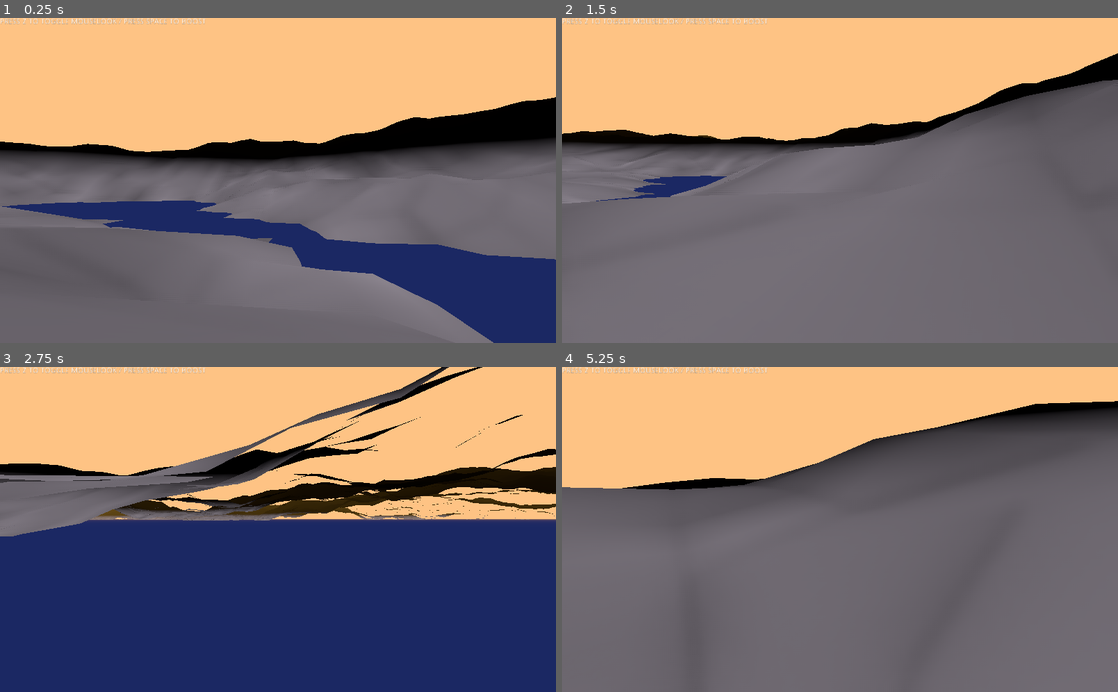
Above: before the commit, frames 1-4 (two rows, left to right).
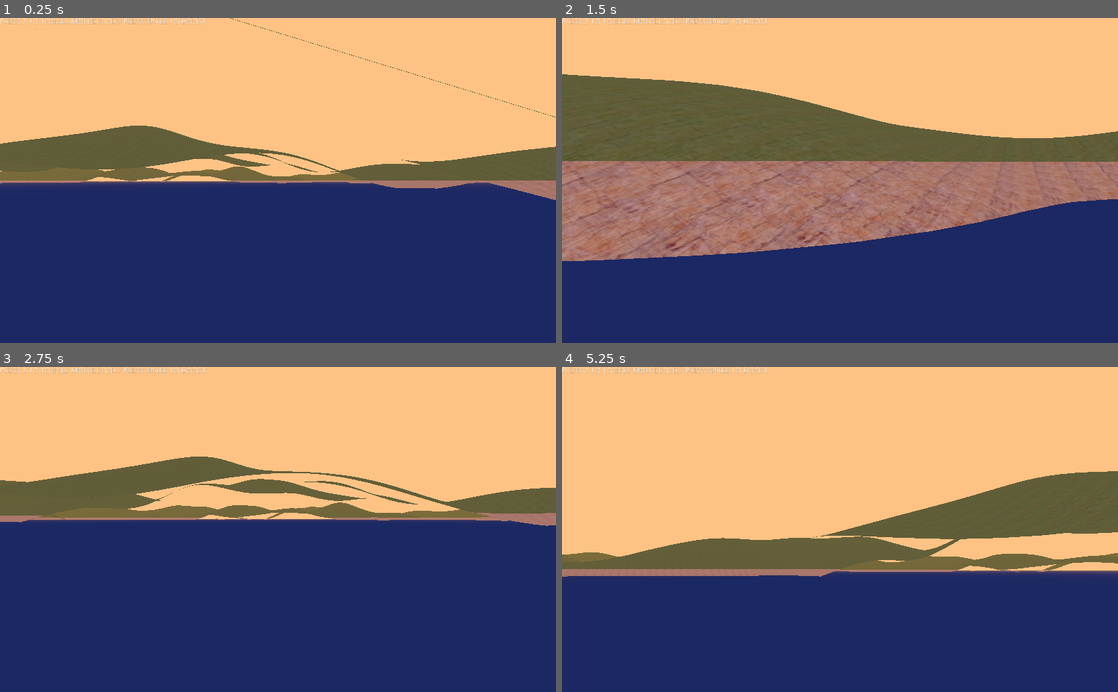
Above: after the commit, the same moments.

Repository: davidalpha/frootdood_level_editor
Game: Godot game, scene res://World.tscn
Two runs of this game, one before a commit and one after it. Both use one fixed random seed, a clock stepped at 60 frames per second and the inputs below.
Inputs (mouse positions are in pixels of both pictures, inside the frame that each line leads up to):
- Up to frame 1 (0.25 s): no input
- Up to frame 2 (1.5 s): tap Z (toggle_cursor) at 0.5, 1.25, 1.35 s; move the mouse to (962, 164) at 0.52 s; hold D (move_right) 0.53-1.28 s; hold Space (move_speed) 0.53-1.28 s; move the mouse to (812, 180) at 1.27 s; hold W (move_forward) from 1.28 s (still down)
- Up to frame 3 (2.75 s): keep holding W (move_forward); tap Z (toggle_cursor) at 2 s; move the mouse to (289, 523) at 2.02 s; hold Space (move_speed) from 2.03 s (still down)
- Up to frame 4 (5.25 s): tap Z (toggle_cursor) at 2.75, 2.85, 3.5, 4.25, 4.35 s; move the mouse to (812, 594) at 2.77 s; release Space (move_speed) at 2.78 s; move the mouse to (1006, 578) at 3.52 s; release W (move_forward) at 3.53 s; hold A (move_left) 3.53-4.28 s; hold Space (move_speed) 3.53-4.28 s; move the mouse to (795, 526) at 4.27 s; hold W (move_forward) from 4.28 s (still down); move the mouse to (845, 529) at 5.02 s; hold Space (move_speed) from 5.03 s (still down)

The runs differ from the first frame. In frame 1, 54% of the frame differs, in the area x 0-100%, y 0-100%; in frame 2, 77%, in the area x 0-100%, y 10-100%; in frame 3, 17%; in frame 4, 75%.

Commit message:
added height textures

Diff:
--- a/World.gd
+++ b/World.gd
@@ -5,6 +5,9 @@
 export var noise_lacunarity = 2.0
 export var noise_seed = 1234
 export var noise_persistence = 0.5
+export var size_depth = 400
+export var size_width = 400
+export var subdivide = 400
 
 func _ready():
 
@@ -16,9 +19,9 @@
 	noise.persistence = noise_persistence
 
 	var plane_mesh = PlaneMesh.new()
-	plane_mesh.size = Vector2(400,400)
-	plane_mesh.subdivide_depth = 400
-	plane_mesh.subdivide_width = 400
+	plane_mesh.size = Vector2(size_depth,size_width)
+	plane_mesh.subdivide_depth = subdivide
+	plane_mesh.subdivide_width = subdivide
 
 	var surface_tool = SurfaceTool.new()
 	surface_tool.create_from(plane_mesh, 0)
--- a/World.tscn
+++ b/World.tscn
@@ -28,23 +28,22 @@
 
 [sub_resource type="PrismMesh" id=3]
 
-[sub_resource type="SpatialMaterial" id=6]
+[sub_resource type="SpatialMaterial" id=4]
 flags_transparent = true
 flags_vertex_lighting = true
 albedo_color = Color( 0.266667, 0.392157, 0.819608, 1 )
 metallic = 0.5
 roughness = 0.5
 
-[sub_resource type="PlaneMesh" id=4]
+[sub_resource type="PlaneMesh" id=5]
 
-[sub_resource type="SpatialMaterial" id=5]
+[sub_resource type="SpatialMaterial" id=6]
 albedo_color = Color( 0.247059, 0.521569, 0.94902, 1 )
 
 [node name="World" type="Spatial"]
 script = ExtResource( 1 )
-noise_octaves = 9
 noise_lacunarity = 2.0
-noise_seed = 13377
+noise_seed = 5342
 noise_persistence = 0.5
 
 [node name="WorldEnvironment" type="WorldEnvironment" parent="."]
--- a/terrain_shader.tres
+++ b/terrain_shader.tres
@@ -1,63 +1,88 @@
 [gd_resource type="ShaderMaterial" load_steps=13 format=2]
 
-[ext_resource path="res://seamless-sand-textures.jpeg" type="Texture" id=1]
+[ext_resource path="res://depositphotos_29634327-seamless-grass-texture.jpeg" type="Texture" id=1]
+[ext_resource path="res://depositphotos_118239344-Brown-rock-texture-closeup-of-pictures-in-a-geological-park..jpg" type="Texture" id=2]
 
-[sub_resource type="VisualShaderNodeInput" id=9]
+[sub_resource type="VisualShaderNodeInput" id=1]
 input_name = "camera"
 
-[sub_resource type="VisualShaderNodeTransformVecMult" id=10]
+[sub_resource type="VisualShaderNodeTransformVecMult" id=2]
 
-[sub_resource type="VisualShaderNodeVectorClamp" id=14]
-default_input_values = [ 0, Vector3( 0, 0, 0 ), 1, Vector3( 0, 0, 0 ), 2, Vector3( 0.8, 0.8, 0.8 ) ]
+[sub_resource type="VisualShaderNodeTextureUniformTriplanar" id=11]
+output_port_for_preview = 0
+uniform_name = "TextureUniformTriplanar2"
+texture_type = 1
 
-[sub_resource type="VisualShaderNodeTexture" id=15]
-texture = ExtResource( 1 )
+[sub_resource type="VisualShaderNodeTextureUniformTriplanar" id=12]
+uniform_name = "TextureUniformTriplanar"
+texture_type = 1
 
-[sub_resource type="VisualShaderNodeScalarOp" id=16]
-output_port_for_preview = 0
-operator = 2
+[sub_resource type="VisualShaderNodeVectorFunc" id=13]
 
-[sub_resource type="VisualShaderNodeInput" id=1]
+[sub_resource type="VisualShaderNodeVectorFunc" id=14]
+function = 22
+
+[sub_resource type="VisualShaderNodeInput" id=5]
 input_name = "vertex"
 
-[sub_resource type="VisualShaderNodeVectorDecompose" id=4]
+[sub_resource type="VisualShaderNodeVectorDecompose" id=6]
 output_port_for_preview = 1
 
-[sub_resource type="VisualShaderNodeVectorInterp" id=5]
+[sub_resource type="VisualShaderNodeVectorInterp" id=7]
 output_port_for_preview = 0
 
-[sub_resource type="VisualShaderNodeColorConstant" id=6]
-constant = Color( 0.927742, 0.8291, 0.493296, 1 )
-
-[sub_resource type="VisualShaderNodeColorConstant" id=7]
-constant = Color( 0.372252, 0.329232, 0.135963, 1 )
-
-[sub_resource type="VisualShader" id=8]
+[sub_resource type="VisualShader" id=10]
 code = "shader_type spatial;
 render_mode specular_schlick_ggx;
 
-uniform sampler2D tex_frg_16;
+uniform sampler2D TextureUniformTriplanar : hint_albedo;
+uniform sampler2D TextureUniformTriplanar2 : hint_albedo;
 
 
+// TRIPLANAR FUNCTION GLOBAL CODE
+	vec4 triplanar_texture(sampler2D p_sampler, vec3 p_weights, vec3 p_triplanar_pos) {
+		vec4 samp = vec4(0.0);
+		samp += texture(p_sampler, p_triplanar_pos.xy) * p_weights.z;
+		samp += texture(p_sampler, p_triplanar_pos.xz) * p_weights.y;
+		samp += texture(p_sampler, p_triplanar_pos.zy * vec2(-1.0, 1.0)) * p_weights.x;
+		return samp;
+	}
+
+	uniform vec3 triplanar_scale = vec3(1.0, 1.0, 1.0);
+	uniform vec3 triplanar_offset;
+	uniform float triplanar_sharpness = 0.5;
+
+	varying vec3 triplanar_power_normal;
+	varying vec3 triplanar_pos;
 
 void vertex() {
 // Output:0
 
+	// TRIPLANAR FUNCTION VERTEX CODE
+		triplanar_power_normal = pow(abs(NORMAL), vec3(triplanar_sharpness));
+		triplanar_power_normal /= dot(triplanar_power_normal, vec3(1.0));
+		triplanar_pos = VERTEX * triplanar_scale + triplanar_offset;
+		triplanar_pos *= vec3(1.0, -1.0, 1.0);
 }
 
 void fragment() {
-// Texture:16
-	vec4 tex_frg_16_read = texture(tex_frg_16, UV.xy);
-	vec3 n_out16p0 = tex_frg_16_read.rgb;
-	float n_out16p1 = tex_frg_16_read.a;
+// TextureUniformTriplanar:21
+	vec3 n_out21p0;
+	float n_out21p1;
+	{
+		vec4 n_tex_read = triplanar_texture( TextureUniformTriplanar, triplanar_power_normal, triplanar_pos );
+		n_out21p0 = n_tex_read.rgb;
+		n_out21p1 = n_tex_read.a;
+	}
 
-// Color:8
-	vec3 n_out8p0 = vec3(0.927742, 0.829100, 0.493296);
-	float n_out8p1 = 1.000000;
-
-// Color:9
-	vec3 n_out9p0 = vec3(0.372252, 0.329232, 0.135963);
-	float n_out9p1 = 1.000000;
+// TextureUniformTriplanar:20
+	vec3 n_out20p0;
+	float n_out20p1;
+	{
+		vec4 n_tex_read = triplanar_texture( TextureUniformTriplanar2, triplanar_power_normal, triplanar_pos );
+		n_out20p0 = n_tex_read.rgb;
+		n_out20p1 = n_tex_read.a;
+	}
 
 // Input:10
 	mat4 n_out10p0 = CAMERA_MATRIX;
@@ -73,19 +98,14 @@
 	float n_out6p1 = n_out11p0.y;
 	float n_out6p2 = n_out11p0.z;
 
+// VectorFunc:22
+	vec3 n_out22p0 = normalize(vec3(n_out6p1));
+
 // VectorMix:7
-	vec3 n_out7p0 = mix(n_out8p0, n_out9p0, vec3(n_out6p1));
-
-// VectorClamp:15
-	vec3 n_in15p1 = vec3(0.00000, 0.00000, 0.00000);
-	vec3 n_in15p2 = vec3(0.80000, 0.80000, 0.80000);
-	vec3 n_out15p0 = clamp(n_out7p0, n_in15p1, n_in15p2);
-
-// ScalarOp:17
-	float n_out17p0 = dot(n_out16p0, vec3(0.333333, 0.333333, 0.333333)) * dot(n_out15p0, vec3(0.333333, 0.333333, 0.333333));
+	vec3 n_out7p0 = mix(n_out21p0, n_out20p0, n_out22p0);
 
 // Output:0
-	ALBEDO = vec3(n_out17p0);
+	ALBEDO = n_out7p0;
 
 }
 
@@ -94,29 +114,32 @@
 
 }
 "
-graph_offset = Vector2( 626.774, -229.802 )
-nodes/fragment/0/position = Vector2( 2500, -20 )
-nodes/fragment/3/node = SubResource( 1 )
+graph_offset = Vector2( 974.044, -132.545 )
+nodes/fragment/0/position = Vector2( 2920, -460 )
+nodes/fragment/3/node = SubResource( 5 )
 nodes/fragment/3/position = Vector2( 280, 280 )
-nodes/fragment/6/node = SubResource( 4 )
-nodes/fragment/6/position = Vector2( 1120, 280 )
-nodes/fragment/7/node = SubResource( 5 )
-nodes/fragment/7/position = Vector2( 1740, 60 )
-nodes/fragment/8/node = SubResource( 6 )
-nodes/fragment/8/position = Vector2( 1200, -80 )
-nodes/fragment/9/node = SubResource( 7 )
-nodes/fragment/9/position = Vector2( 1200, 100 )
-nodes/fragment/10/node = SubResource( 9 )
+nodes/fragment/6/node = SubResource( 6 )
+nodes/fragment/6/position = Vector2( 1320, -40 )
+nodes/fragment/7/node = SubResource( 7 )
+nodes/fragment/7/position = Vector2( 2220, -460 )
+nodes/fragment/10/node = SubResource( 1 )
 nodes/fragment/10/position = Vector2( 280, 100 )
-nodes/fragment/11/node = SubResource( 10 )
+nodes/fragment/11/node = SubResource( 2 )
 nodes/fragment/11/position = Vector2( 660, 80 )
-nodes/fragment/15/node = SubResource( 14 )
-nodes/fragment/15/position = Vector2( 2080, 140 )
-nodes/fragment/16/node = SubResource( 15 )
-nodes/fragment/16/position = Vector2( 1620, -420 )
-nodes/fragment/17/node = SubResource( 16 )
-nodes/fragment/17/position = Vector2( 2120, -320 )
-nodes/fragment/connections = PoolIntArray( 8, 0, 7, 0, 3, 0, 11, 1, 10, 0, 11, 0, 11, 0, 6, 0, 9, 0, 7, 1, 7, 0, 15, 0, 6, 1, 7, 2, 15, 0, 17, 1, 16, 0, 17, 0, 17, 0, 0, 0 )
+nodes/fragment/20/node = SubResource( 11 )
+nodes/fragment/20/position = Vector2( 860, -480 )
+nodes/fragment/21/node = SubResource( 12 )
+nodes/fragment/21/position = Vector2( 1300, -880 )
+nodes/fragment/22/node = SubResource( 13 )
+nodes/fragment/22/position = Vector2( 1800, 140 )
+nodes/fragment/23/node = SubResource( 14 )
+nodes/fragment/23/position = Vector2( 2340, 0 )
+nodes/fragment/connections = PoolIntArray( 3, 0, 11, 1, 10, 0, 11, 0, 11, 0, 6, 0, 20, 0, 7, 1, 21, 0, 7, 0, 7, 0, 0, 0, 6, 1, 22, 0, 22, 0, 7, 2, 6, 1, 23, 0 )
 
 [resource]
-shader = SubResource( 8 )
+shader = SubResource( 10 )
+shader_param/triplanar_scale = Vector3( 1, 1, 1 )
+shader_param/triplanar_offset = null
+shader_param/triplanar_sharpness = 0.5
+shader_param/TextureUniformTriplanar = ExtResource( 2 )
+shader_param/TextureUniformTriplanar2 = ExtResource( 1 )
Not shown: 2 places in World.tscn that only renumber resources
Binary file added: depositphotos_118239344-Brown-rock-texture-closeup-of-pictures-in-a-geological-park..jpg
Not shown, added: depositphotos_118239344-Brown-rock-texture-closeup-of-pictures-in-a-geological-park..jpg.import
Binary file added: depositphotos_29634327-seamless-grass-texture.jpeg
Not shown, added: depositphotos_29634327-seamless-grass-texture.jpeg.import
